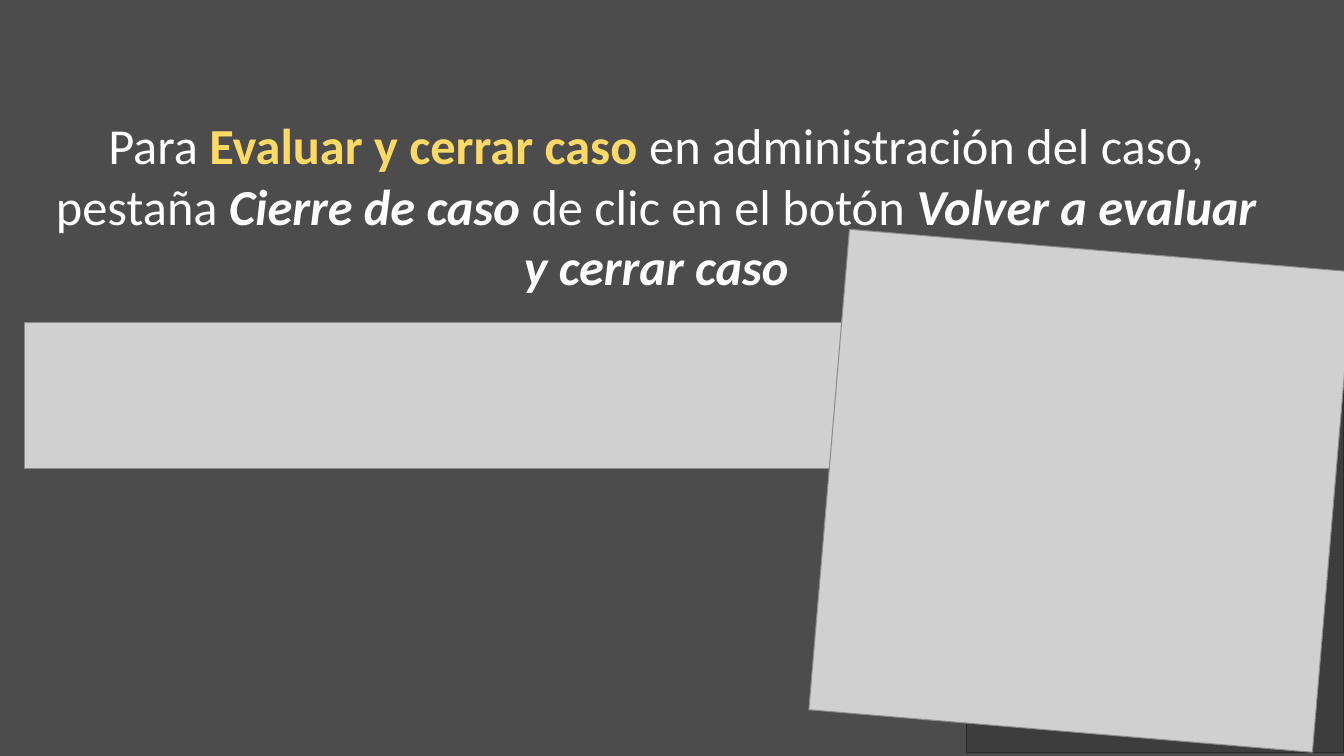
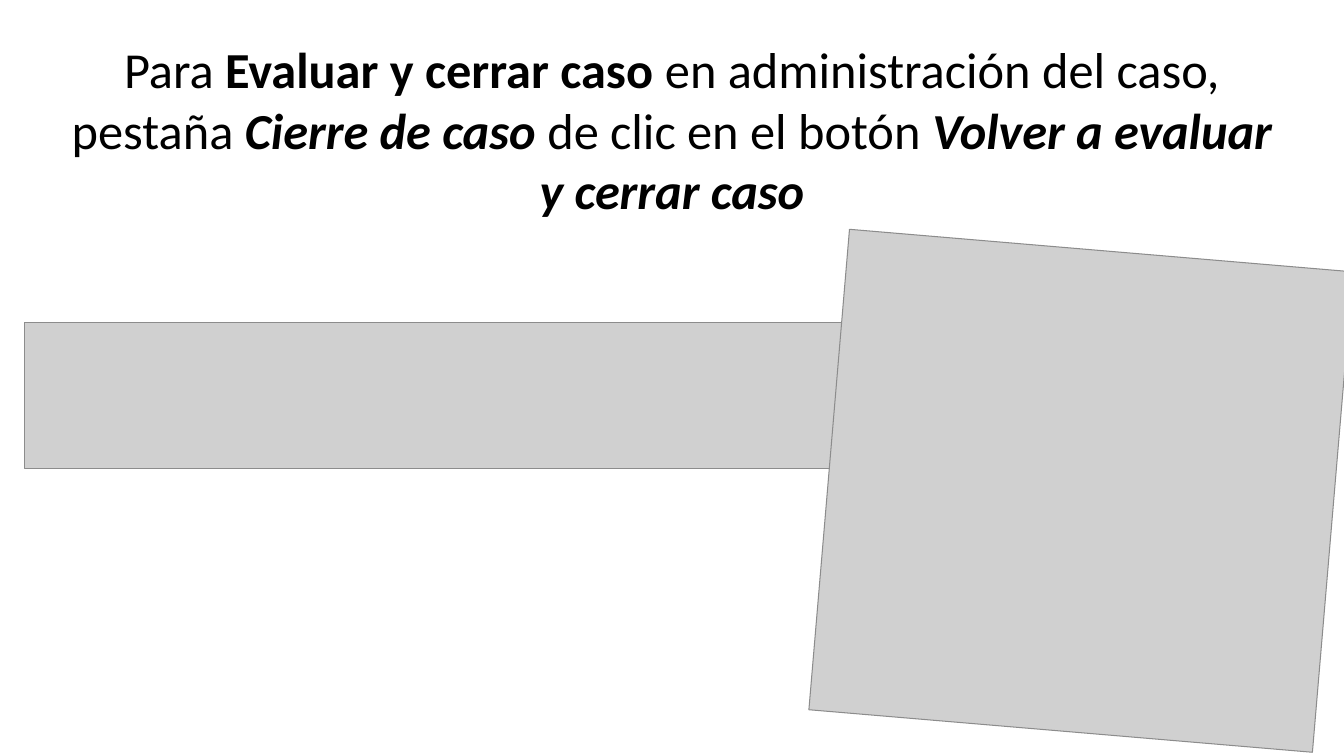
Before and after one commit to dariofa99/iuris, a slide deck: slide 5 of public/dist/img/update/Presentación1.pptx (slide 3 before the commit). Drawn at 1344x756 pixels with LibreOffice and Linux fonts; fonts in the diff are those of the drawing; grey boxes stand for pictures; background and template pictures are left out. Boxes give left, top, right and bottom in pixels: in the first picture for what was removed or moved away, otherwise in the second. Text is boxed around its words. In the diff, an @@ line names an element or a change of style, - is before the commit and + after.

Commit message:
evaluar casos de asesoria

```diff
--- a/public/dist/img/update/Presentación1.pptx
+++ b/public/dist/img/update/Presentación1.pptx
@@ rectangle removed at box(0, 0, 1344, 756) @@
@@ text at box(72, 52, 1272, 217): paragraph removed @@
-Amatai SAS
@@ text "Para Evaluar y cerrar caso ...": place and size @@
-text "Para Evaluar y cerrar caso ..." at box(56, 128, 1256, 293)
+text "Para Evaluar y cerrar caso ..." at box(72, 52, 1272, 217)
@@ text "Para Evaluar y cerrar caso ..." at box(72, 52, 1272, 217): text colour #FFFFFF to #000000 in "Para en administración del caso, pestaña Cierre ..."; text colour #FFD966 to #000000 in "Evaluar y cerrar caso" @@
@@ picture removed at box(967, 369, 1344, 752) @@
```
Also in this commit, not shown: 3 other slides changed, 3 slides added, 39 other files.
